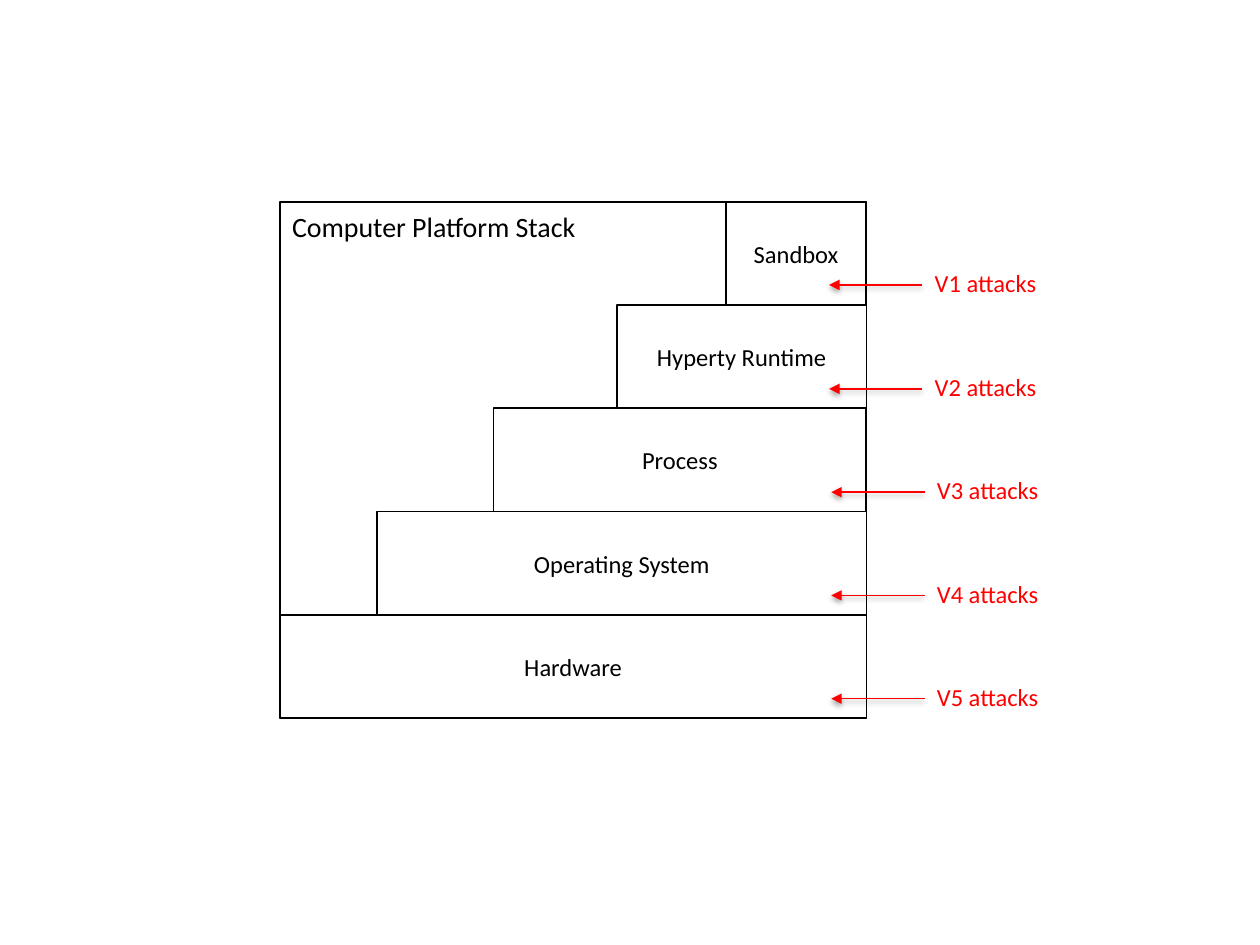
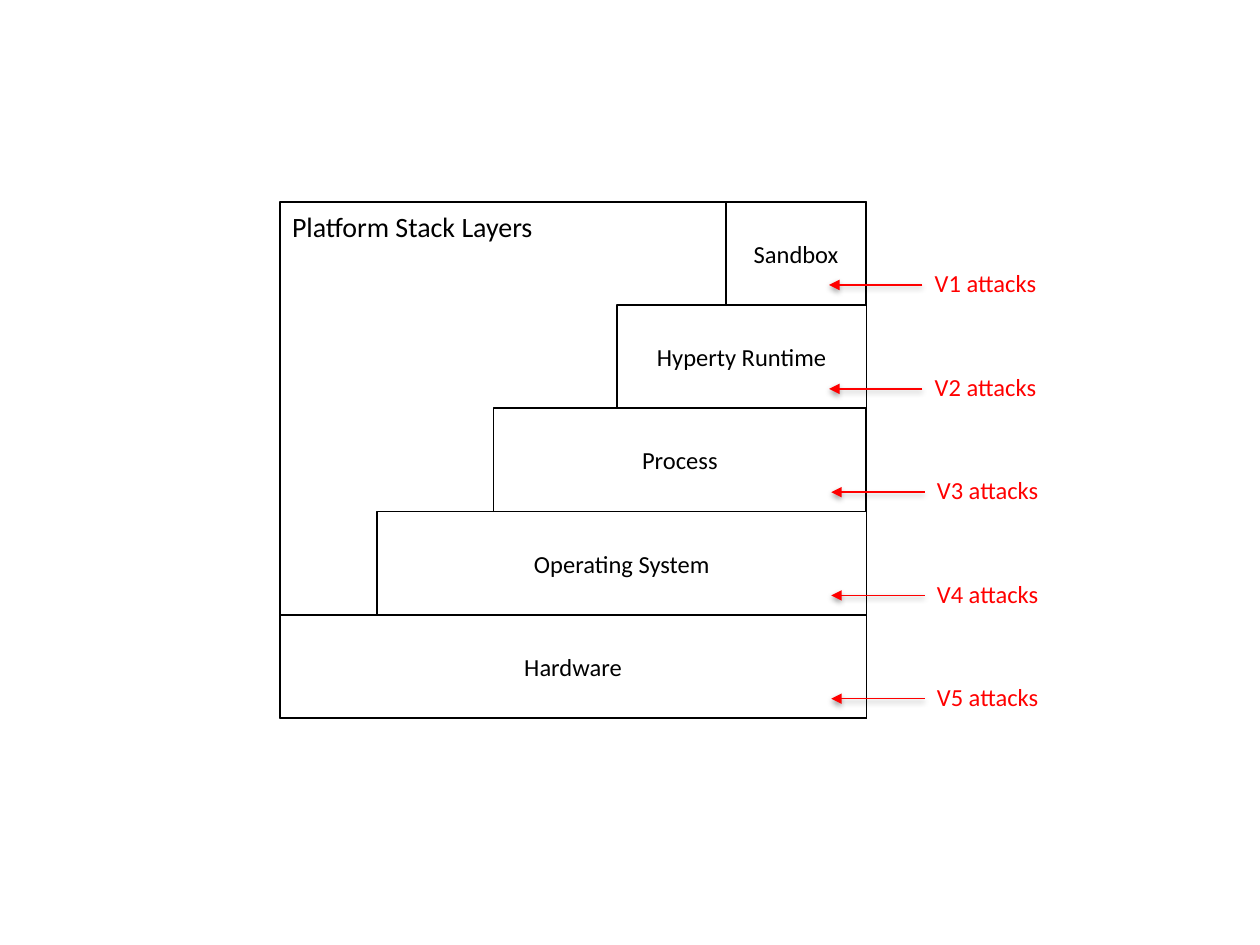
Before and after one commit to reTHINK-project/core-framework, a slide deck: slide 6 of docs/specs/runtime/securityanalysis_figs.pptx (slide 2 before the commit). Drawn at 1260x945 pixels with LibreOffice and Linux fonts; fonts in the diff are those of the drawing. Boxes give left, top, right and bottom in pixels: in the first picture for what was removed or moved away, otherwise in the second. Text is boxed around its words. In the diff, an @@ line names an element or a change of style, - is before the commit and + after.

```diff
--- a/docs/specs/runtime/securityanalysis_figs.pptx
+++ b/docs/specs/runtime/securityanalysis_figs.pptx
@@ text at (292,217,533,242): text changed @@
-Computer Platform Stack
+Platform Stack Layers
```
Also in this commit, not shown: 3 other slides changed, 1 slide added, 4 other files.
